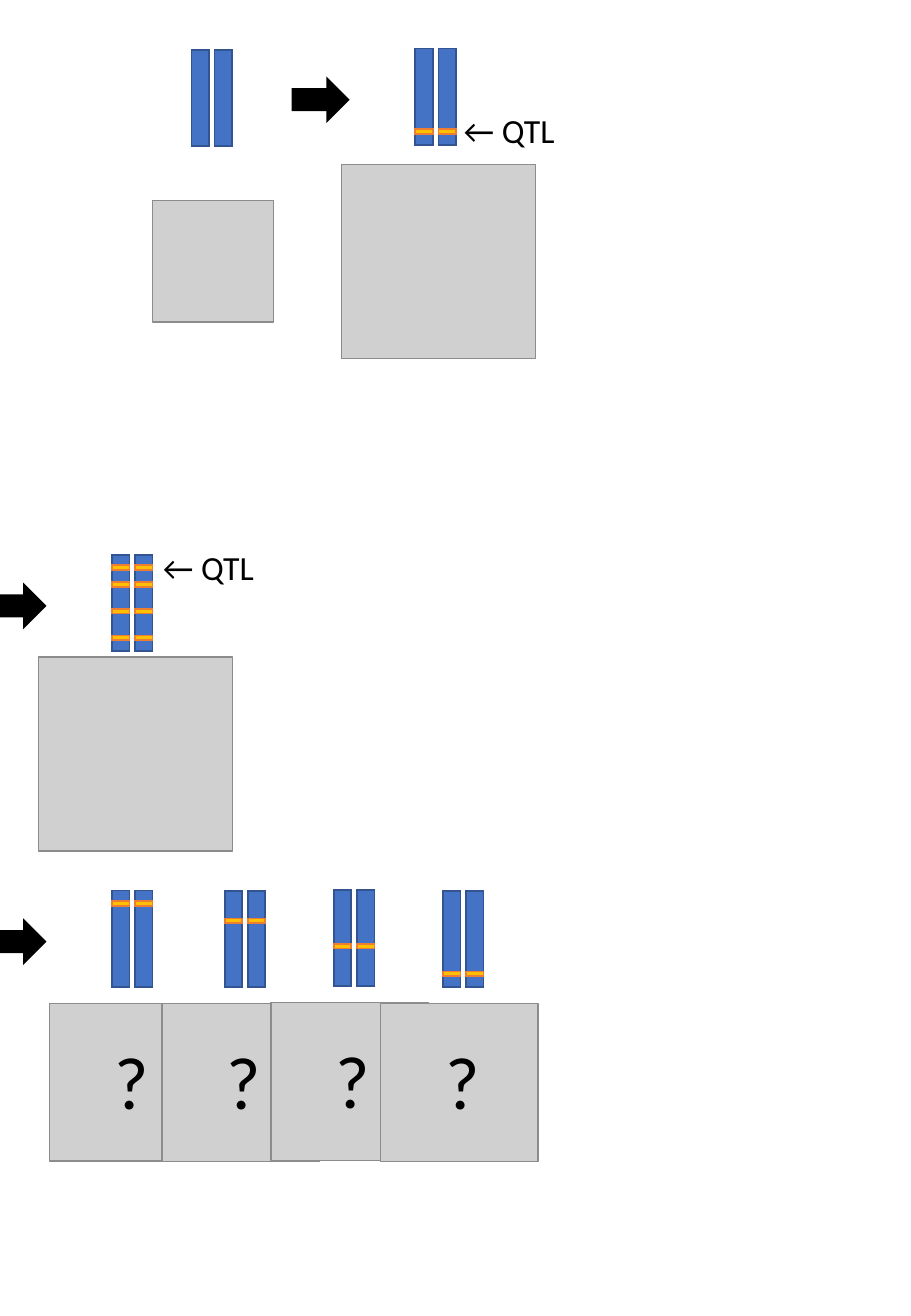
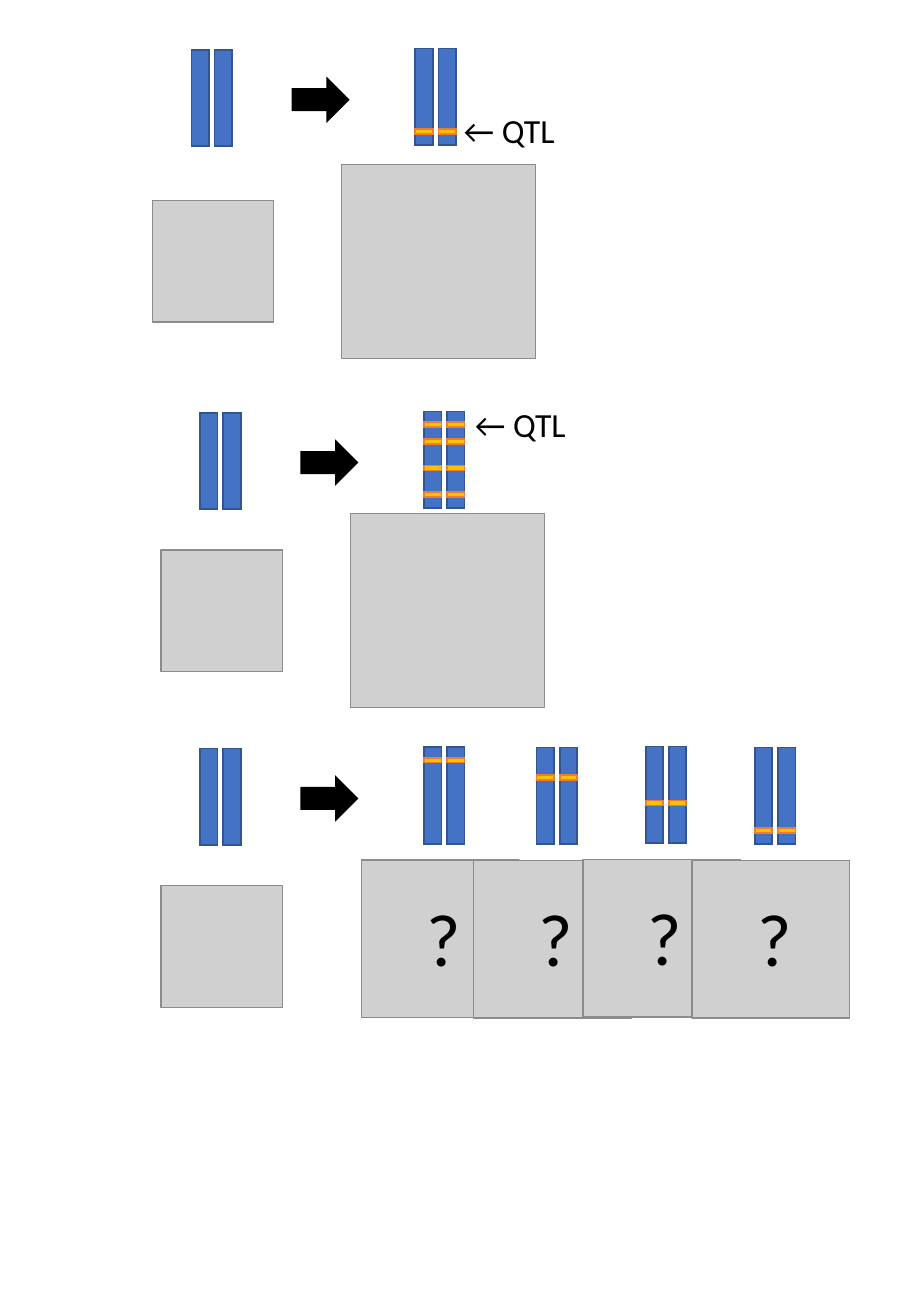
Before and after one commit to slt666666/FAO_lecture, a slide deck: slide 24 of FAO_2024/mutmapqtlseq.pptx. Drawn at 911x1316 pixels with LibreOffice and Linux fonts; fonts in the diff are those of the drawing; grey boxes stand for pictures; background and template pictures are left out. Boxes give left, top, right and bottom in pixels: in the first picture for what was removed or moved away, otherwise in the second. Text is boxed around its words. In the diff, an @@ line names an element or a change of style, - is before the commit and + after.

```diff
--- a/FAO_2024/mutmapqtlseq.pptx
+++ b/FAO_2024/mutmapqtlseq.pptx
@@ rectangle added at (200,413,217,509), fill #4472C4, outline #325491 1 pt @@
@@ rectangle added at (223,413,241,509), fill #4472C4, outline #325491 1 pt @@
@@ picture added at (162,550,283,672) @@
@@ rectangle added at (200,748,217,844), fill #4472C4, outline #325491 1 pt @@
@@ rectangle added at (223,748,241,844), fill #4472C4, outline #325491 1 pt @@
@@ rectangle: place and size @@
-rectangle at (334,889,351,985)
+rectangle at (646,747,663,843)
@@ rectangle: place and size @@
-rectangle at (357,889,374,985)
+rectangle at (669,747,686,843)
@@ 20 rectangles, 5 pictures, 5 texts, 2 right arrows: place and size @@
-20 rectangles, 5 pictures, 5 texts, 2 right arrows at (0,555,538,1161)
+20 rectangles, 5 pictures, 5 texts, 2 right arrows at (301,412,850,1018)
@@ 4 rectangles: place and size @@
-4 rectangles at (443,890,483,986)
+4 rectangles at (756,747,796,843)
@@ picture added at (162,885,283,1007) @@
```
Also in this commit, not shown: 1 slide added, 1 other file.
